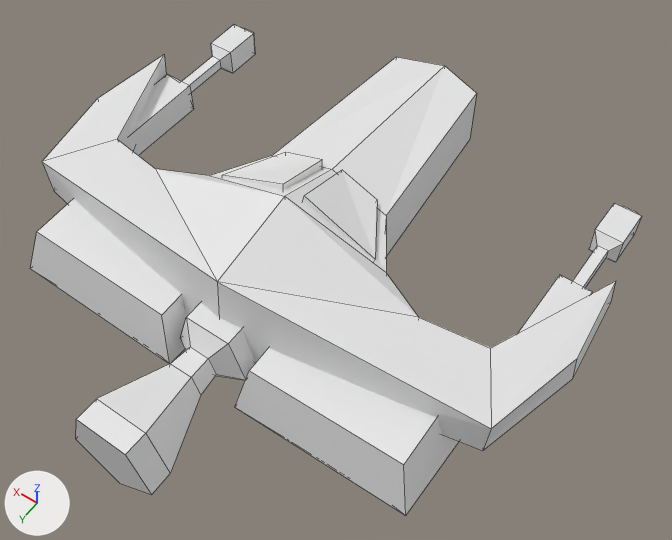
One commit to the Blender file GravityGame/Assets/Ship/DaShip.blend: the scene before it, then after it.
One viewpoint serves both versions: a 50 mm lens placed at (-10.84, 16.61, 20.46), pointed at (-1.11, 3.0, -0.93). Arrows for +X, +Y and +Z are at lower left; the lights stay in place. Mesh edges are drawn as thin lines.
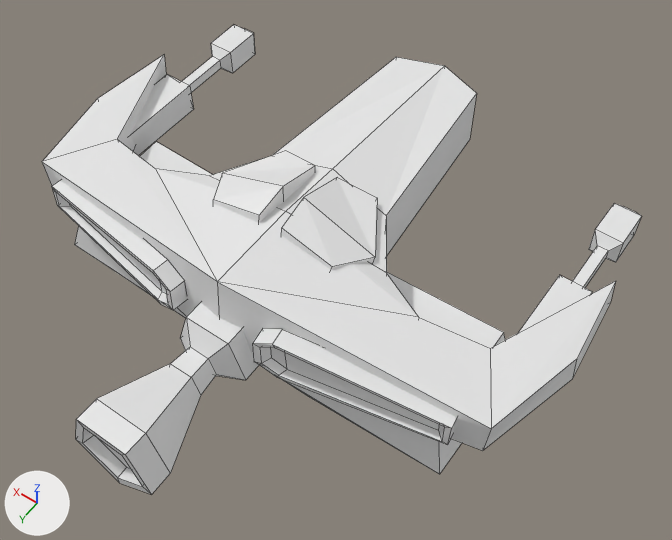
Commit message: Ship stuffs

Patch to the scene script:
```diff
--- a/GravityGame/Assets/Ship/DaShip.blend.py
+++ b/GravityGame/Assets/Ship/DaShip.blend.py
@@ mat_material2_001 @@
+mat_material2_001 = principled_material('Material2.001')
+mat_material2_001.base_color = (0.8, 0.8, 0.8)  # white #e7e7e7
@@ mat_material1_001 @@
+mat_material1_001 = principled_material('Material1.001')
+mat_material1_001.base_color = (0.8, 0.8, 0.8)  # white #e7e7e7
@@ mat_material3_001 @@
+mat_material3_001 = principled_material('Material3.001')
+mat_material3_001.base_color = (0.8, 0.8, 0.8)  # white #e7e7e7
@@ mat_material3 @@
+mat_material3 = principled_material('Material3')
+mat_material3.base_color = (0.8, 0.8, 0.8)  # white #e7e7e7
@@ mat_material4 @@
+mat_material4 = principled_material('Material4')
+mat_material4.base_color = (0.8, 0.8, 0.8)  # white #e7e7e7
@@ me_cube @@
 # used by ob_cube; location = (0.0, 0.0, 0.0)
 # verts and faces of me_cube; kept vertices keep their numbers, new ones are numbered from 32
 # before: 4 (0.0, 1.64, 1.44) at pixel (332, 169), 10 (0.0, 3.78, 2.22) at pixel (284, 196), 24 (0.28, 1.73, 1.2), 25 (0.34, 1.62, 1.61) at pixel (322, 159), 26 (0.31, 3.48, 1.76)
 # before: 27 (0.35, 3.38, 2.11) at pixel (283, 184), 29 (1.59, 1.71, 1.25) at pixel (285, 152), 30 (2.6, 3.45, 0.77), 31 (2.65, 3.35, 1.05) at pixel (222, 175)
-me_cube.from_pydata(...)  # 32 vertices, 28 faces; spans x 0.0..8.45, y -4.52..6.94, z -1.17..2.22
+me_cube.from_pydata(...)  # 60 vertices, 52 faces; spans x 0.0..8.45, y -4.52..7.11, z -1.17..2.05
+# me_cube part 1: a new loose piece of 24 vertices spanning x 1.34..6.82, y 5.56..7.11, z -0.67..0.89
+# me_cube part 2
+delete_faces([(26, 27, 31, 30)])
+verts[4] = (0.0, 1.61, 1.43)  # moved, pixel (332, 168)
+verts[10] = (0.0, 3.78, 1.62)  # moved, pixel (285, 211)
+verts[24] = (0.32, 2.02, 1.17)  # moved
+verts[25] = (0.38, 1.91, 1.58)  # moved, pixel (315, 165)
+verts[26] = (0.31, 3.48, 1.42)  # moved
+verts[27] = (0.35, 3.4, 2.05)  # moved, pixel (283, 186)
+verts[29] = (1.59, 1.71, 1.33)  # moved, pixel (285, 150)
+verts[31] = (2.64, 3.35, 1.13)  # moved, pixel (222, 173)
+verts[32] = (0.38, 4.52, 1.13)
+verts[33] = (0.38, 4.43, 1.81)  # pixel (259, 215)
+verts[34] = (1.97, 4.55, 1.07)
+verts[35] = (2.02, 4.44, 1.38)  # pixel (213, 199)
+faces += [(26, 27, 33, 32), (32, 33, 35, 34), (30, 34, 35, 31), (26, 32, 34, 30), (27, 31, 35, 33)]  # mat_material2 (white #e7e7e7)
 me_cube.materials.append(mat_material1)
 me_cube.materials.append(mat_material2)
+me_cube.materials.append(mat_material3)  # white #e7e7e7
+me_cube.materials.append(mat_material4)  # white #e7e7e7
@@ me_cylinder @@
 # used by ob_cylinder; location = (0.0, 0.0, 0.0)
-me_cylinder.from_pydata(...)  # 30 vertices, 27 faces; spans x -1.32..1.32, y 3.71..11.21, z -2.3..0.27
+me_cylinder.from_pydata(...)  # 40 vertices, 37 faces; spans x -1.32..1.32, y 3.71..11.21, z -2.3..0.27
+# me_cylinder part 3
+# 1 face is deleted
+# 10 vertices are added at x -1.04..1.04, y 10.87..11.21, z -1.99..0.02
+# 10 new faces join them, mat_material2_001 (white #e7e7e7)
+# 1 new face joins them, mat_material1_001 (white #e7e7e7)
+me_cylinder.materials.append(mat_material1_001)  # white #e7e7e7
+me_cylinder.materials.append(mat_material2_001)  # white #e7e7e7
+me_cylinder.materials.append(mat_material3_001)  # white #e7e7e7
@@ me_cube_003 @@
 me_cube_003.from_pydata(...)  # 24 vertices, 20 faces; spans x -6.73..6.72, y 3.9..7.86, z -2.96..0.18
 # used by ob_cube_002; location = (0.0, 0.0, 0.0)
+# me_cube_003 part 4: the whole mesh is moved by (0.0, -1.69, -0.53)
```

Changed parts and their boxes (x1, y1, x2, y2) in the pictures (672 x 540 px):
'Cube.002', mesh moved
    before: (30, 199, 459, 515)
    after: (75, 142, 505, 474)
'Cylinder', reshaped
    before: (76, 303, 256, 494)
    after: (76, 303, 259, 494)
part 1 of me_cube, added
    after: (52, 180, 457, 445)
part 2 of me_cube, built on
    both: (156, 57, 477, 317)
part 3 of me_cylinder, built on
    both: (76, 419, 151, 494)
